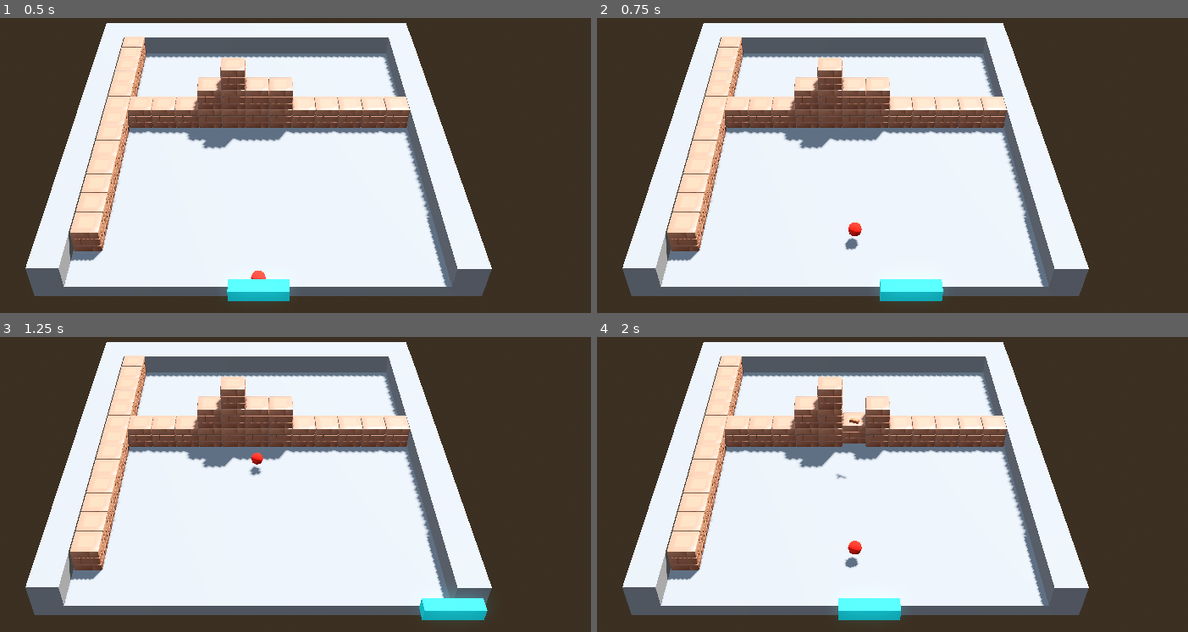
Above: before the commit, frames 1-4 (two rows, left to right).
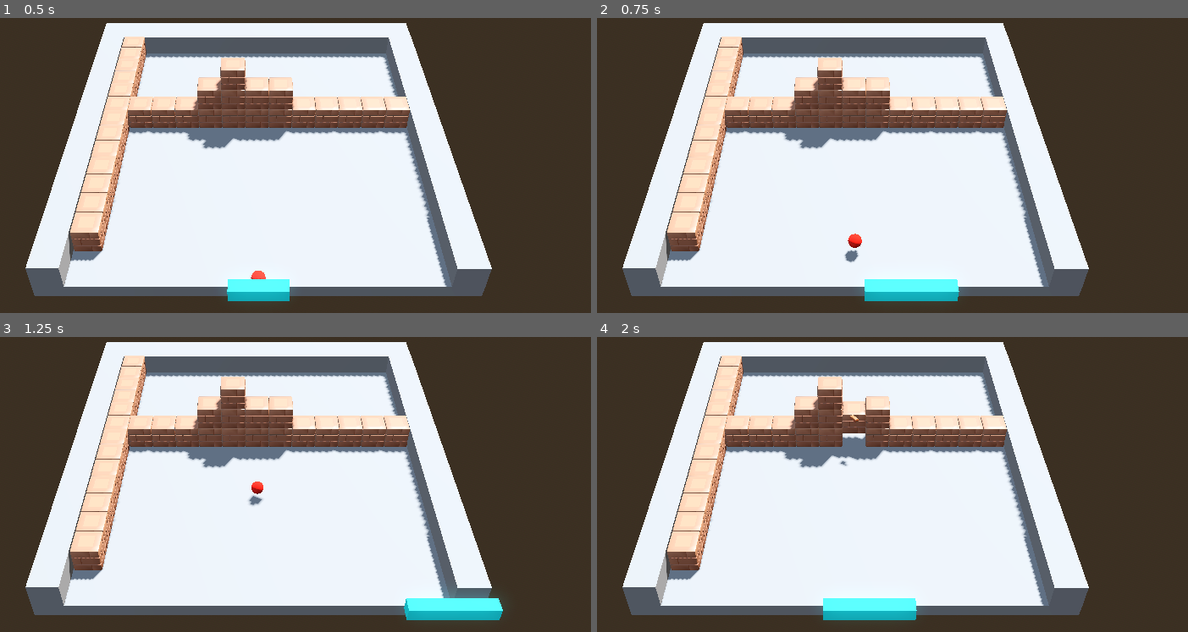
Above: after the commit, the same moments.

Repository: marrqqss/VJ-3D-Game
Game: Godot game, scene res://scenes/test_map.tscn
The game is run twice, just before and just after one commit, with the same random seed, the same clock (stepped at 60 frames per second) and the same inputs.
Inputs:
- Up to frame 1 (0.5 s): no input
- Up to frame 2 (0.75 s): tap Enter (ui_accept) at 0.5 s; hold Right (ui_right) from 0.53 s (still down); hold E (test_expand_paddle, bound only after the commit) from 0.53 s (still down)
- Up to frame 3 (1.25 s): keep holding Right (ui_right); keep holding E (test_expand_paddle, bound only after the commit); tap Enter (ui_accept) at 0.77 s; tap P (test_power_ball, bound only after the commit) at 0.8 s
- Up to frame 4 (2 s): release Right (ui_right) at 1.28 s; release E (test_expand_paddle, bound only after the commit) at 1.28 s; hold Left (ui_left) from 1.28 s (still down); tap P (test_power_ball, bound only after the commit) at 1.35 s; tap Enter (ui_accept) at 1.52 s; tap E (test_expand_paddle, bound only after the commit) at 1.55 s

Frame 1 is identical in both runs. In frame 2, 0.7% of the frame differs, in the area x 41-62%, y 69-96%; in frame 3, 0.7%; in frame 4, 1.1%, in the area x 38-55%, y 21-96%.

Commit message:
add powerup power ball

Diff:
--- a/power_up.gd
+++ /dev/null
@@ -1,35 +0,0 @@
-extends Area3D
-
-@export var fall_speed: float = 5.0
-@export var rotation_speed: float = 2.0
-@export var powerup_type: String = "expand_paddle"
-
-func _ready() -> void:
-	add_to_group("powerups")
-	body_entered.connect(Callable(self, "_on_body_entered"))
-
-func _process(delta: float) -> void:
-	# Mover hacia la paleta en Z positivo (ajusta según tu escena)
-	global_transform.origin.z += fall_speed * delta
-
-	# Rotación para efecto visual
-	rotate_y(rotation_speed * delta)
-
-	# Eliminar si cae fuera del área
-	if global_transform.origin.z > 10.0:
-		queue_free()
-
-func _on_body_entered(body: Node) -> void:
-	if body.is_in_group("Player"):
-		apply_powerup(body)
-		queue_free()
-
-func apply_powerup(player: Node) -> void:
-	# Implementa el efecto según el tipo
-	match powerup_type:
-		"expand_paddle":
-			player.scale.x = 1.5
-			# Opcional: temporizador para revertir
-			var timer = get_tree().create_timer(10.0)
-			timer.timeout.connect(func(): player.scale.x = 1.0)
-		# Añade más tipos según necesites
--- a/project.godot
+++ b/project.godot
@@ -24,3 +24,16 @@
 
 Player=""
 ball=""
+
+[input]
+
+test_expand_paddle={
+"deadzone": 0.5,
+"events": [Object(InputEventKey,"resource_local_to_scene":false,"resource_name":"","device":0,"window_id":0,"alt_pressed":false,"shift_pressed":false,"ctrl_pressed":false,"meta_pressed":false,"pressed":false,"keycode":0,"physical_keycode":69,"key_label":0,"unicode":0,"location":0,"echo":false,"script":null)
+]
+}
+test_power_ball={
+"deadzone": 0.5,
+"events": [Object(InputEventKey,"resource_local_to_scene":false,"resource_name":"","device":0,"window_id":0,"alt_pressed":false,"shift_pressed":false,"ctrl_pressed":false,"meta_pressed":false,"pressed":false,"keycode":0,"physical_keycode":80,"key_label":0,"unicode":0,"location":0,"echo":false,"script":null)
+]
+}
--- a/scenes/player.tscn
+++ b/scenes/player.tscn
@@ -26,3 +26,6 @@
 
 [node name="expand_paddle_timer" type="Timer" parent="."]
 one_shot = true
+
+[node name="power_ball_timer" type="Timer" parent="."]
+one_shot = true
--- /dev/null
+++ b/scenes/power_ball.tscn
@@ -0,0 +1,20 @@
+[gd_scene load_steps=4 format=3 uid="uid://bqa1hrov8q8uj"]
+
+[ext_resource type="Script" uid="uid://o8vgsjlgsiow" path="res://scripts/power_up.gd" id="1_jtc8o"]
+[ext_resource type="PackedScene" uid="uid://t6wvfb51cemw" path="res://assets/powerups/mace.fbx" id="2_jtc8o"]
+
+[sub_resource type="CylinderShape3D" id="CylinderShape3D_qwg32"]
+height = 2.22446
+radius = 0.426758
+
+[node name="powerUp" type="Area3D"]
+transform = Transform3D(1, 0, 0, 0, 0.819152, -0.573576, 0, 0.573576, 0.819152, 0, 0, 0)
+script = ExtResource("1_jtc8o")
+powerup_type = "power_ball"
+
+[node name="CollisionShape3D" type="CollisionShape3D" parent="."]
+transform = Transform3D(1.2, 0, 0, 0, 1.2, 0, 0, 0, 1.2, 0, 1.17518, 0)
+shape = SubResource("CylinderShape3D_qwg32")
+
+[node name="mace" parent="." instance=ExtResource("2_jtc8o")]
+transform = Transform3D(3, 0, 0, 0, 3, 0, 0, 0, 3, 0, 0, 0)
--- a/scripts/ball.gd
+++ b/scripts/ball.gd
@@ -1,15 +1,22 @@
 extends CharacterBody3D
 
-@export var SPEED: float = 20.0
+@export var SPEED: float = 15.0
 @export var BOUNCE: float = 1.0
 @export var attach_offset: Vector3 = Vector3(0, 0, -1)
 
 var launched: bool = false
 var direction: Vector3 = Vector3(0, 0, 1)
 
+var power_ball_mode: bool = false
+
+
 func _ready() -> void:
 	add_to_group("ball")
 	velocity = Vector3.ZERO
+
+func set_power_ball(active: bool) -> void:
+	power_ball_mode = active
+
 
 func _physics_process(delta: float) -> void:
 	if not launched:
@@ -47,7 +54,10 @@
 		var col = get_last_slide_collision()
 		if col:
 			var collider = col.get_collider()
-			if collider.is_in_group("Player"):
+			if power_ball_mode and collider.is_in_group("blocks"):
+				# No rebotamos, seguimos en la misma dirección
+				pass
+			elif collider.is_in_group("Player"):
 				# bounce against the player (controled by code)
 				var local_hit = col.get_position() - collider.global_transform.origin
 				var pad_shape = collider.get_node("CollisionShape3D").shape
--- a/scripts/block.gd
+++ b/scripts/block.gd
@@ -22,11 +22,17 @@
 	queue_free()
 
 func spawn_powerup(pos: Vector3) -> void:
-	var powerup_scene = load("res://scenes/expand_paddle.tscn")
+	var powerup_types = [
+		"res://scenes/expand_paddle.tscn",
+		"res://scenes/power_ball.tscn"
+	]
+
+	# Seleccionar un tipo aleatorio
+	var powerup_scene = load(powerup_types[randi() % powerup_types.size()])
 	var powerup = powerup_scene.instantiate()
 
 	# Posiciona el powerup en la ubicación del bloque
-	powerup.global_transform.origin = pos
+	powerup.transform.origin = pos
 
 	# Añade el powerup a la escena actual
 	get_tree().current_scene.add_child(powerup)
--- a/scripts/player.gd
+++ b/scripts/player.gd
@@ -9,23 +9,32 @@
 # Reference to the Timer node
 @onready var _expand_paddle_timer = $expand_paddle_timer
 
+var _power_ball_active: bool = false
+@onready var _power_ball_timer = $power_ball_timer
+
 func _ready() -> void:
 	# Cache the starting scale
 	_orig_scale = scale
 	# Connect the timer’s timeout
-	_expand_paddle_timer.connect("timeout", Callable(self, "_on_powerup_timeout"))
+	_expand_paddle_timer.connect("timeout", Callable(self, "_on_expand_paddle_timeout"))
+	_power_ball_timer.connect("timeout", Callable(self, "_on_power_ball_timeout"))
+
+func _input(event):
+	if event.is_action_pressed("test_expand_paddle"):
+		expand_paddle()
+	if event.is_action_pressed("test_power_ball"):
+		power_ball()
 
 
 func _physics_process(delta: float) -> void:
-	if not _expand_paddle_timer.is_stopped():
-		print(_expand_paddle_timer.time_left)
+	if not _power_ball_timer.is_stopped():
+		print(_power_ball_timer.time_left)
 	var direction := Input.get_axis("ui_left", "ui_right")
 	if direction != 0:
 		velocity.x = direction * SPEED
 	else:
 		velocity.x = move_toward(velocity.x, 0, SPEED)
 	move_and_slide()
-
 
 # Called by the Powerup when “expand_paddle” is picked up
 func expand_paddle() -> void:
@@ -37,7 +46,30 @@
 		_expand_paddle_timer.stop()
 	_expand_paddle_timer.start(20.0)
 
+	# Timer callback: restore scale
+func _on_expand_paddle_timeout() -> void:
+	scale = _orig_scale
 
-# Timer callback: restore scale
-func _on_powerup_timeout() -> void:
-	scale = _orig_scale
+func power_ball() -> void:
+	# Activar el powerup
+	_power_ball_active = true
+
+	# Indicarle a la bola que está en modo power_ball
+	var balls = get_tree().get_nodes_in_group("ball")
+	for ball in balls:
+		if ball.has_method("set_power_ball"):
+			ball.set_power_ball(true)
+
+	# Iniciar el temporizador
+	if _power_ball_timer.is_stopped() == false:
+		_power_ball_timer.stop()
+	_power_ball_timer.start(10.0)  # 10 segundos de duración
+
+func _on_power_ball_timeout() -> void:
+	_power_ball_active = false
+
+	# Desactivar el modo power_ball en todas las bolas
+	var balls = get_tree().get_nodes_in_group("ball")
+	for ball in balls:
+		if ball.has_method("set_power_ball"):
+			ball.set_power_ball(false)
--- a/scripts/power_up.gd
+++ b/scripts/power_up.gd
@@ -57,3 +57,5 @@
 	match powerup_type:
 		"expand_paddle":
 			player.expand_paddle()
+		"power_ball":
+			player.power_ball()
Binary file added: assets/powerups/mace.fbx
Not shown, added: assets/powerups/mace.fbx.import
Binary file added: assets/powerups/mace_0.png
Not shown, added: assets/powerups/mace_0.png.import
Not shown, removed: power_up.gd.uid
